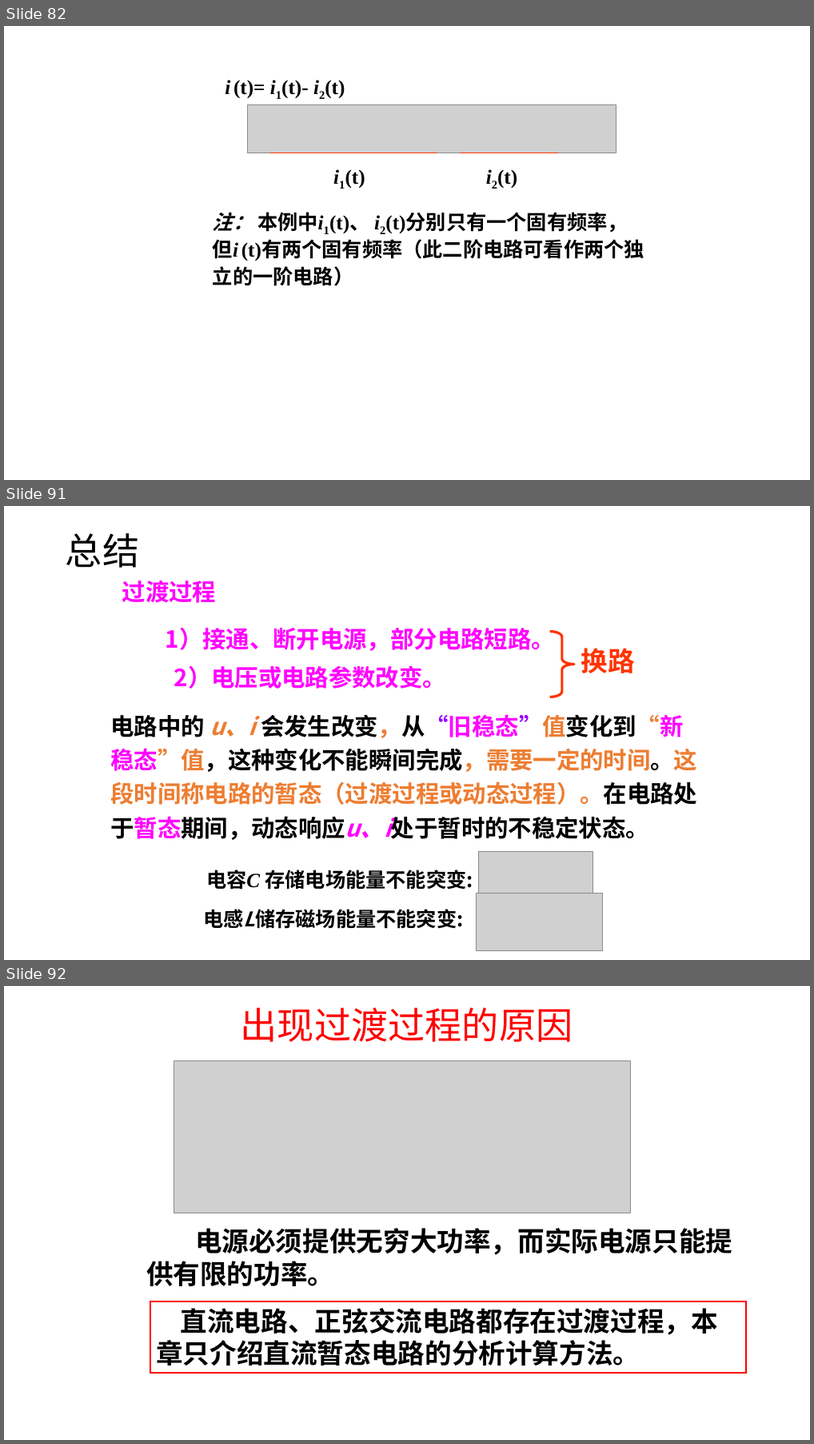
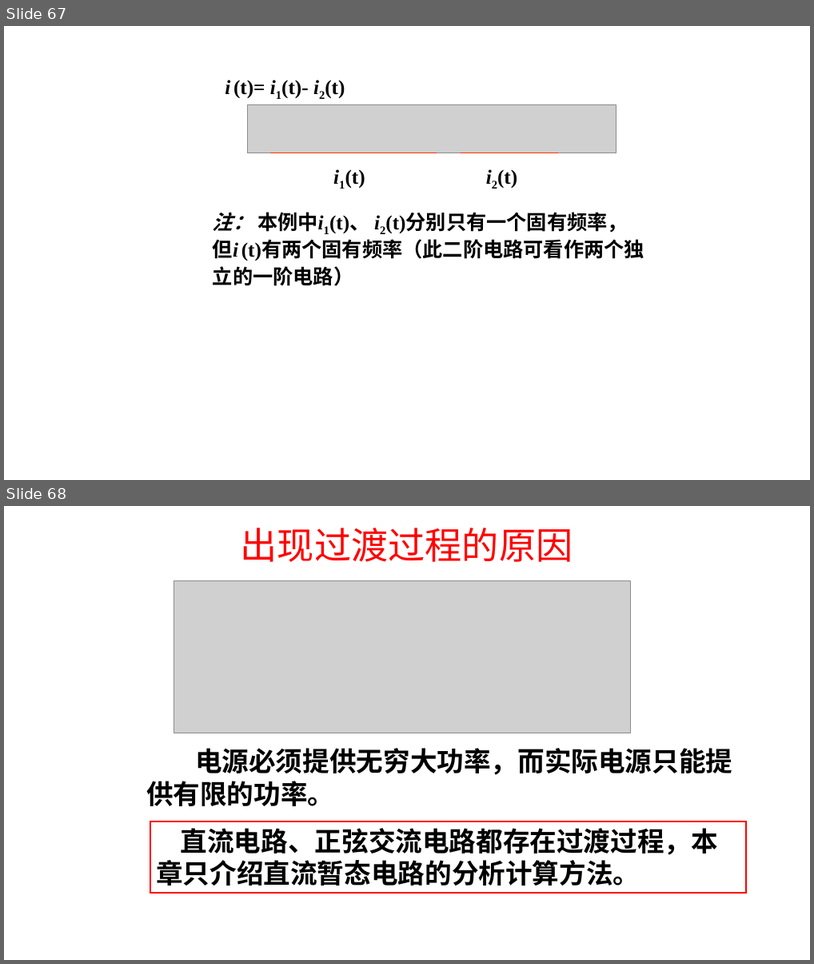
Before and after one commit to YUK1PEDIA/XMU-SE, a slide deck: 大三下/电路原理/课件/第六章.pptx. Shown one above the other, each under a label of ours: slides 82, 91 and 92 before the commit, slides 67 and 68 after it; the slides between them are not shown. The pictures are 814x1444 and 814x964 pixels, drawn with LibreOffice and Linux fonts; fonts in the diff are those of the drawing; grey boxes stand for pictures. Boxes give left, top, right and bottom in pixels: in the first picture for what was removed or moved away, otherwise in the second. Text is boxed around its words. In the diff, an @@ line names an element or a change of style, - is before the commit and + after.

```diff
--- a/大三下/电路原理/课件/第六章.pptx
+++ b/大三下/电路原理/课件/第六章.pptx
@@ slide 91 removed at box(4, 506, 810, 960), background #FFFFFF @@
@@ title removed at box(66, 533, 139, 568) @@
-总结
@@ text removed at box(122, 580, 216, 603) @@
-过渡过程
@@ text removed at box(166, 628, 555, 651) @@
-1）接通、断开电源，部分电路短路。
@@ right brace removed at box(550, 632, 574, 696) @@
@@ text removed at box(582, 648, 635, 673) @@
-换路
@@ text removed at box(174, 665, 446, 688) @@
-2）电压或电路参数改变。
@@ text removed at box(110, 714, 698, 840) @@
-电路中的 u、i 会发生改变，从“旧稳态”值变化到“新稳态”值，这种变化不能瞬间完成，需要一定的时间。这段时间称电路的暂态（过渡过程或动态过程）。在电路处于暂态期间，动态响应u、i处于暂时的不稳定状态。
@@ picture removed at box(479, 852, 594, 908) @@
@@ text removed at box(206, 869, 474, 889) @@
-电容C 存储电场能量不能突变:
@@ text removed at box(203, 908, 243, 928) @@
-电感L储存磁场能量不能突变:
@@ picture removed at box(476, 893, 602, 951) @@
@@ what was slide 82 is now slide 67 @@
@@ what was slide 92 is now slide 68 @@
```
Also in this commit, not shown: 1 slide changed, 24 other slides removed, 3 other files.
